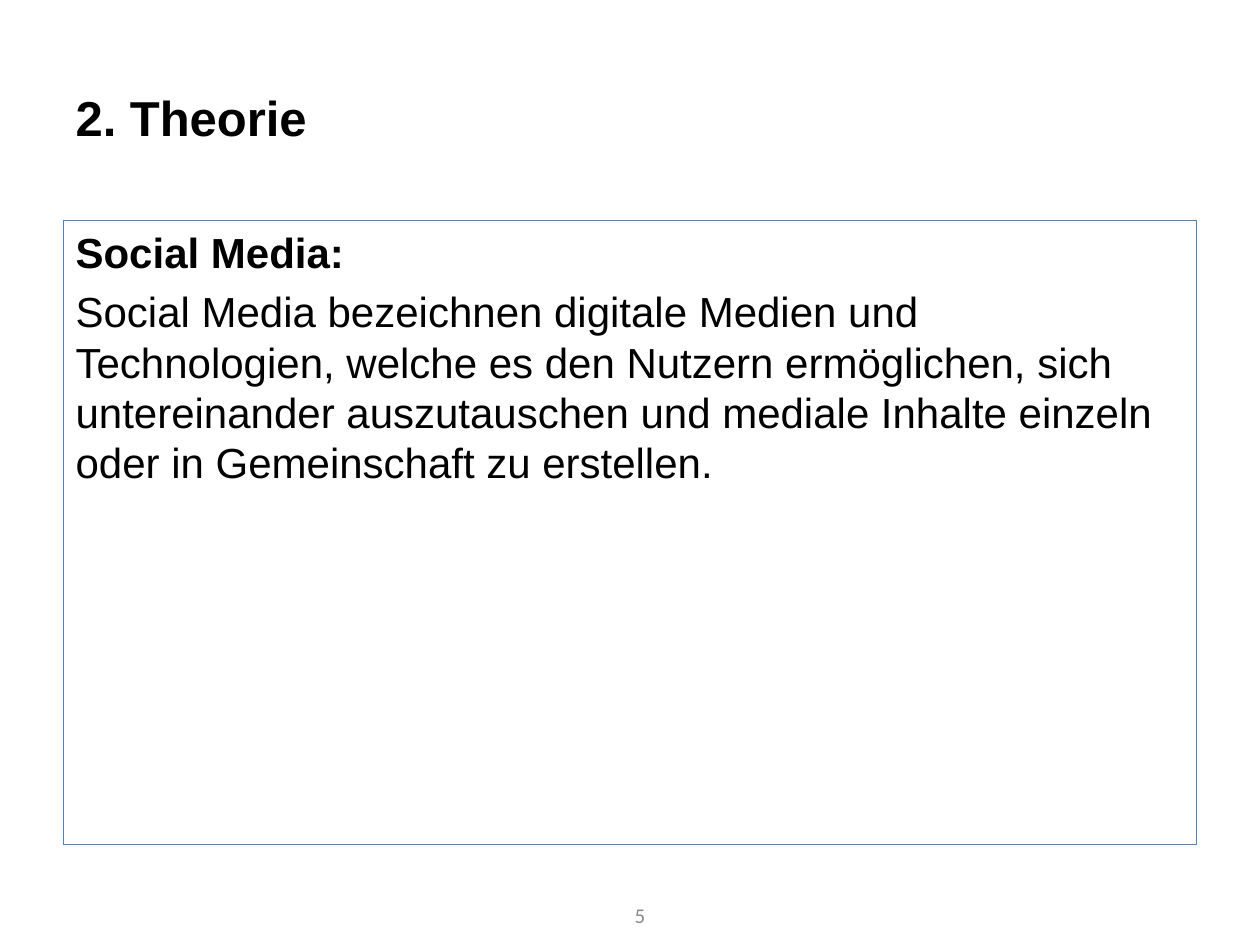
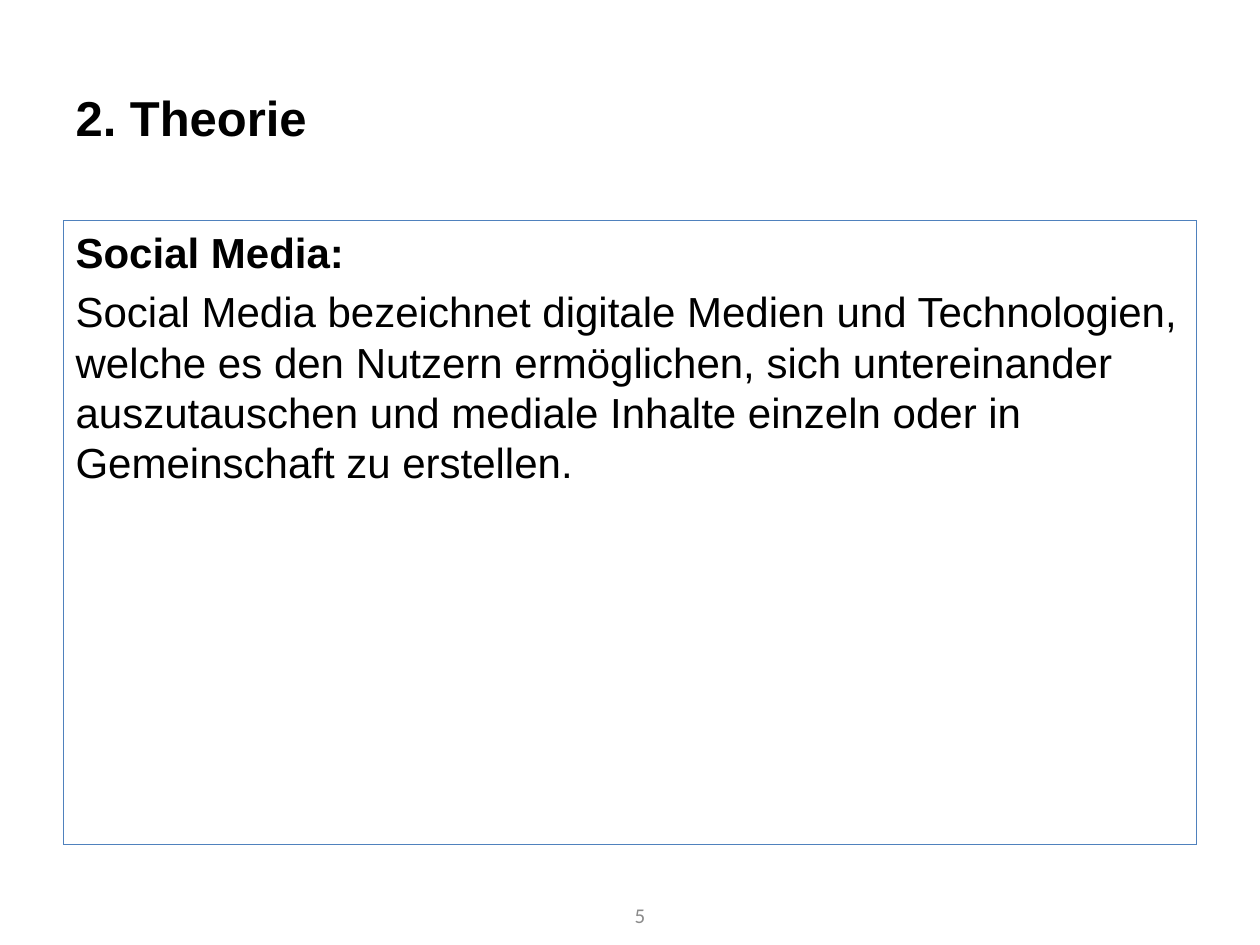
Before and after one commit to Roba1993/Happy-Hour, a slide deck: slide 5 of documents/marketing/Social Media Marketingkonzept/Marketingstrategie - Social Media (5.7).pptx. Drawn at 1260x945 pixels with LibreOffice and Linux fonts; fonts in the diff are those of the drawing. Boxes give left, top, right and bottom in pixels: in the first picture for what was removed or moved away, otherwise in the second. Text is boxed around its words. In the diff, an @@ line names an element or a change of style, - is before the commit and + after.

Commit message:
Version 1.0 Social Media Marketingkonzept

```diff
--- a/documents/marketing/Social Media Marketingkonzept/Marketingstrategie - Social Media (5.7).pptx
+++ b/documents/marketing/Social Media Marketingkonzept/Marketingstrategie - Social Media (5.7).pptx
@@ text at (x1=76, y1=296, x2=1177, y2=479): text changed @@
-Social Media bezeichnen digitale Medien und Technologien, welche es den Nutzern ermöglichen, sich untereinander auszutauschen und mediale Inhalte einzeln oder in Gemeinschaft zu erstellen.
+Social Media bezeichnet digitale Medien und Technologien, welche es den Nutzern ermöglichen, sich untereinander auszutauschen und mediale Inhalte einzeln oder in Gemeinschaft zu erstellen.
```
Also in this commit, not shown: 6 other slides changed, 3 slides added.
